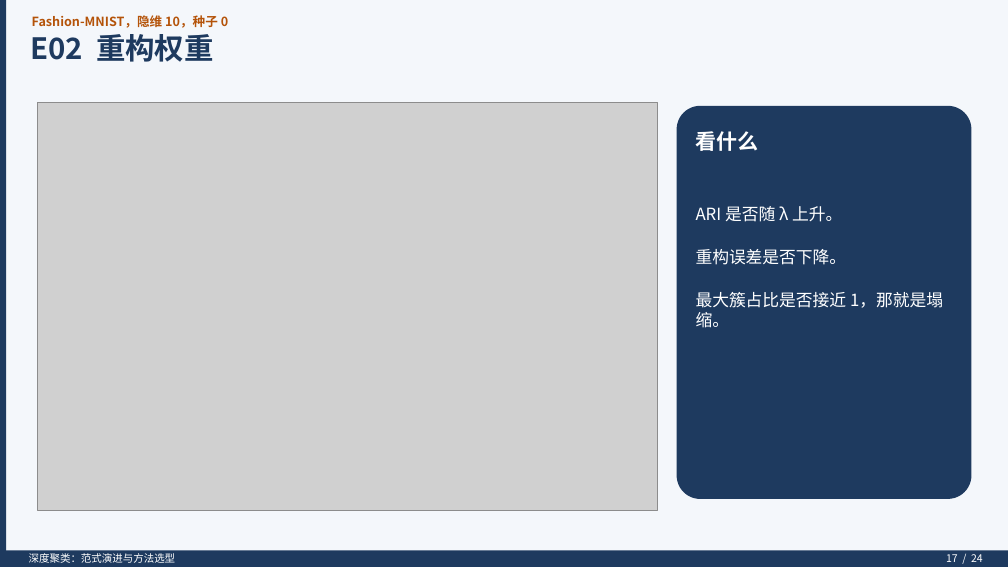
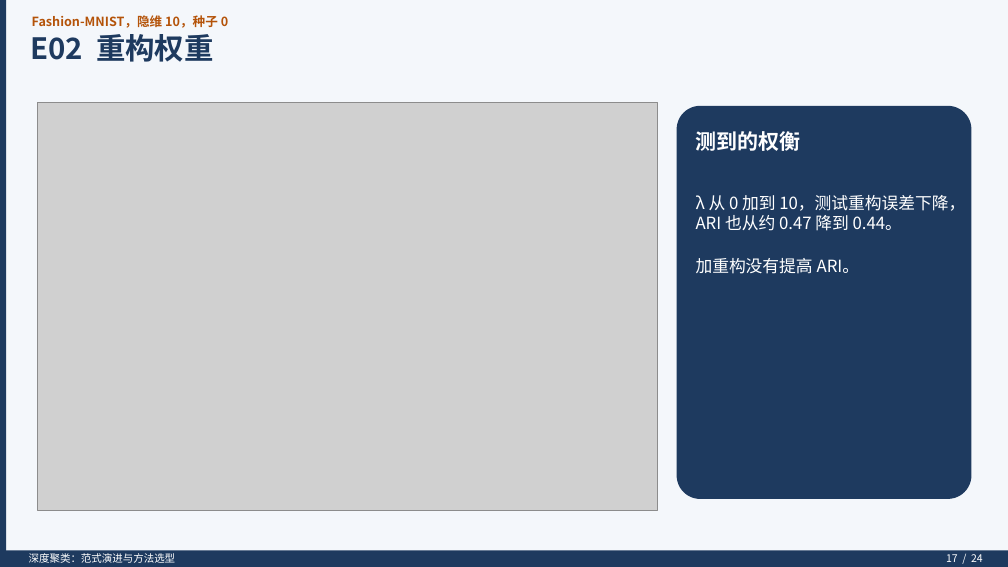
Before and after one commit to KQYaili/DeepClustering-Survey, a slide deck: slide 17 of presentation/DeepClustering-Survey.pptx. Drawn at 1008x567 pixels with LibreOffice and Linux fonts; fonts in the diff are those of the drawing; grey boxes stand for pictures. Boxes give left, top, right and bottom in pixels: in the first picture for what was removed or moved away, otherwise in the second. Text is boxed around its words. In the diff, an @@ line names an element or a change of style, - is before the commit and + after.

```diff
--- a/presentation/DeepClustering-Survey.pptx
+++ b/presentation/DeepClustering-Survey.pptx
@@ text at (696,131,801,151): text changed @@
-看什么
+测到的权衡
@@ text at (696,195,965,274): text changed @@
-ARI 是否随 λ 上升。
-重构误差是否下降。
-最大簇占比是否接近 1，那就是塌缩。
+λ 从 0 加到 10，测试重构误差下降，ARI 也从约 0.47 降到 0.44。
+加重构没有提高 ARI。
```
Also in this commit, not shown: 3 other slides changed, 1 slide added, 1 slide removed, 1 other file.
